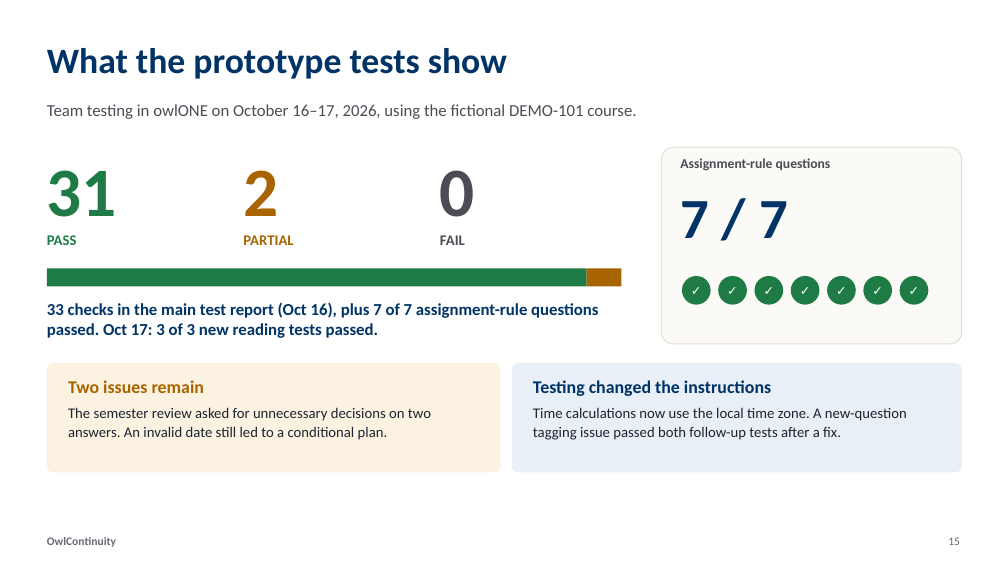
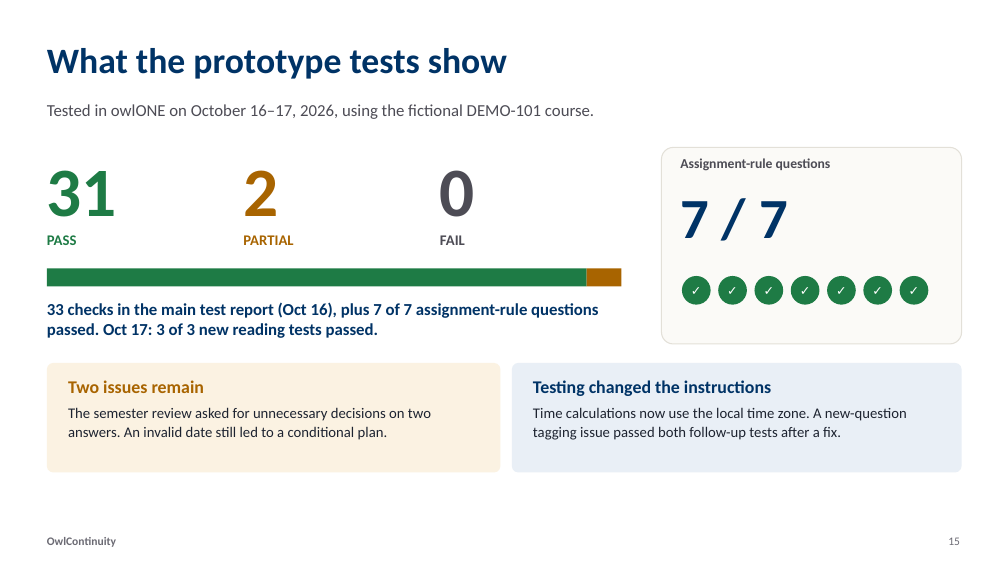
Before and after one commit to tanviranjumjoarder/OwlContinuity, a slide deck: slide 15 of deck/OwlContinuity_Detailed_Deck.pptx. Drawn at 1008x567 pixels with LibreOffice and Linux fonts; fonts in the diff are those of the drawing. Boxes give left, top, right and bottom in pixels: in the first picture for what was removed or moved away, otherwise in the second. Text is boxed around its words. In the diff, an @@ line names an element or a change of style, - is before the commit and + after.

Commit message:
Use solo wording across the README, decks, PDFs, demo pages and video

```diff
--- a/deck/OwlContinuity_Detailed_Deck.pptx
+++ b/deck/OwlContinuity_Detailed_Deck.pptx
@@ text at (47,104,594,119): text changed @@
-Team testing in owlONE on October 16–17, 2026, using the fictional DEMO-101 course.
+Tested in owlONE on October 16–17, 2026, using the fictional DEMO-101 course.
```
Also in this commit, not shown: 10 other slides changed, 30 other files.
